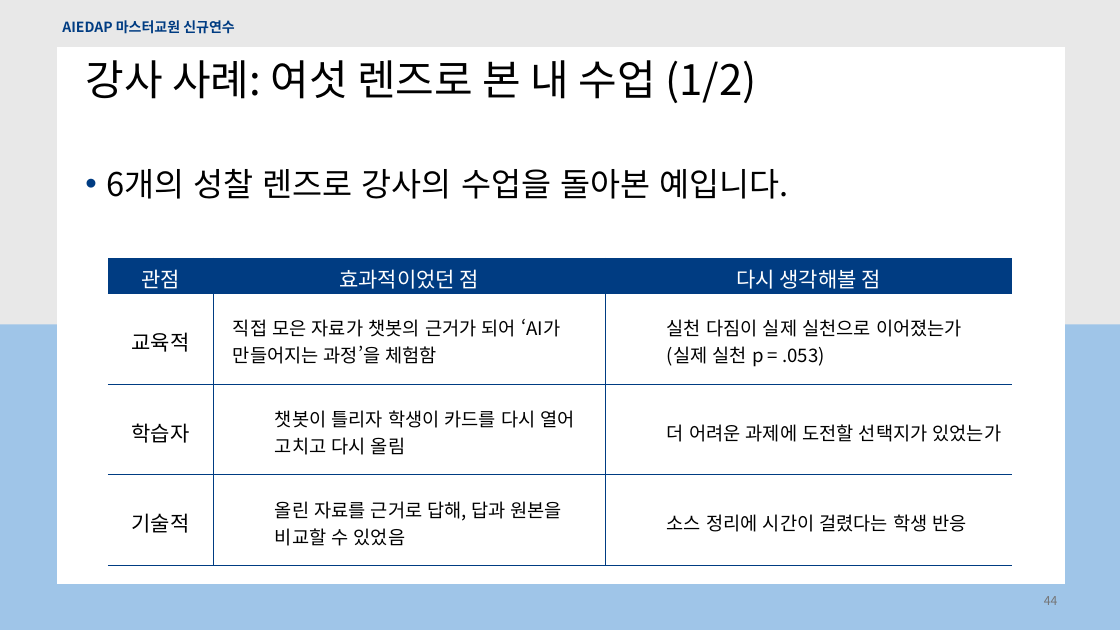
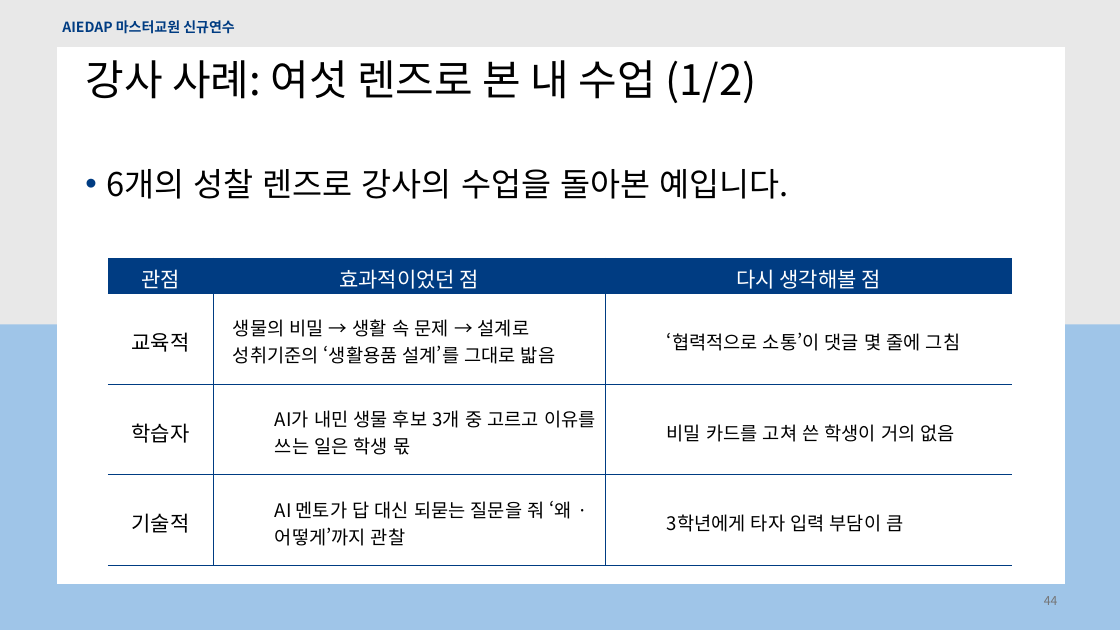
Before and after one commit to hongdonedu/fungigame2026, a slide deck: slide 44 of aiedap/files/m4_choi_1108.pptx. Drawn at 1120x630 pixels with LibreOffice and Linux fonts; fonts in the diff are those of the drawing; background and template pictures are left out. Boxes give left, top, right and bottom in pixels: in the first picture for what was removed or moved away, otherwise in the second. Text is boxed around its words. In the diff, an @@ line names an element or a change of style, - is before the commit and + after.

```diff
--- a/aiedap/files/m4_choi_1108.pptx
+++ b/aiedap/files/m4_choi_1108.pptx
@@ table at <box>108,221,1012,558</box> @@
-row 3, column 2: 직접 모은 자료가 챗봇의 근거가 되어 ‘AI가 만들어지는 과정’을 체험함
+row 3, column 2: 생물의 비밀 → 생활 속 문제 → 설계로 성취기준의 ‘생활용품 설계’를 그대로 밟음
-row 3, column 3: 실천 다짐이 실제 실천으로 이어졌는가 (실제 실천 p = .053)
+row 3, column 3: ‘협력적으로 소통’이 댓글 몇 줄에 그침
-row 4, column 2: 챗봇이 틀리자 학생이 카드를 다시 열어 고치고 다시 올림
+row 4, column 2: AI가 내민 생물 후보 3개 중 고르고 이유를 쓰는 일은 학생 몫
-row 4, column 3: 더 어려운 과제에 도전할 선택지가 있었는가
+row 4, column 3: 비밀 카드를 고쳐 쓴 학생이 거의 없음
-row 5, column 2: 올린 자료를 근거로 답해, 답과 원본을 비교할 수 있었음
+row 5, column 2: AI 멘토가 답 대신 되묻는 질문을 줘 ‘왜 · 어떻게’까지 관찰
-row 5, column 3: 소스 정리에 시간이 걸렸다는 학생 반응
+row 5, column 3: 3학년에게 타자 입력 부담이 큼
```
Also in this commit, not shown: 10 other slides changed.
